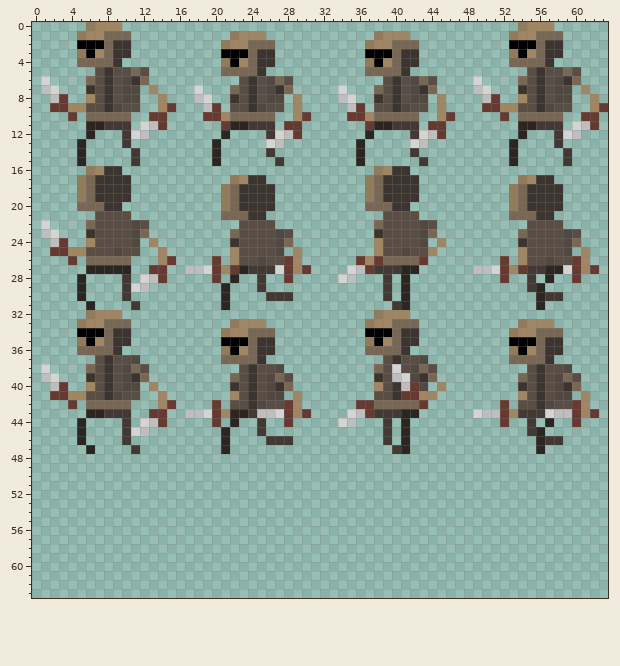
A pixel-art sprite gets an edit: Assets/Sprites/bronze.png. Above: the version before the commit.
The file is 64x64 pixels. Colours within 5 levels of each other are drawn and written as one.
Once edited:
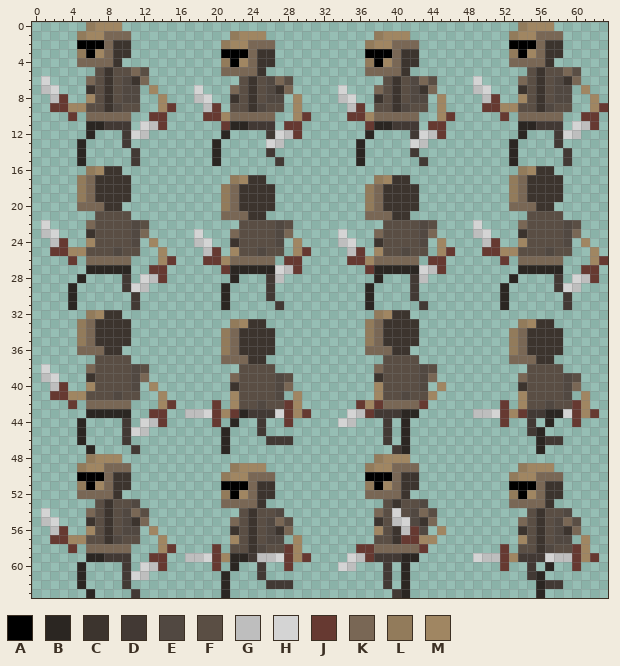
Palette (. is transparent): A #000000  B #2b2622  C #3c342e  D #423934  E #514841  F #5a4e44  G #bebebe  H #d4d4d4  J #663931  K #796755  L #927b5b  M #a08662
Edits made:
@@ x 0..63 @@
 15 .....B.....D........B......D........B......D.........B.....D....
-16 ......LMCC............................LMCC......................
-17 .....LKCCCC...........LMCC...........LKCCCC...........LMCC......
+16 ......LMCC............................................LMCC......
+17 .....LKCCCC...........LMCC............LMCC...........LKCCCC.....
 18 .....LKCCCC..........LKCCCC..........LKCCCC..........LKCCCC.....
 19 .....LKCCCC..........LKCCCC..........LKCCCC..........LKCCCC.....
-20 .....KKKCC...........LKCCCC..........KKKCC...........LKCCCC.....
-21 .......FFFF..........KKKCC.............FFFF..........KKKCC......
-22 .H....KFFFFEF..........FFFF...........KFFFFEF..........FFFF.....
-23 .GH...CFFFFEK.........KFFFFEF.........CFFFFEK.........KFFFFEF...
-24 ..GJ..MFFFFE.M........CFFFFEK.........MFFFFE.M........CFFFFEK...
-25 ..JJMMFFFEFF..M.......MFFFFE.M........MFFEFFM.........MFFFFE.M..
-26 ....J.KKKKK...MJ....J.MFFEFFJM......JMJKKKKJ........J.MFFEFFJM..
-27 ......BBBBB..JJ..GGHJMJBDDDHJMJ....HGJDDDBB......GGHJMJDDBBHJMJ.
-28 .....B....D.HGJ.....J.B..D..J.....HG...D.B..........J..D.B..J...
-29 .....B....DHG........B...D.............D.B.............DB.......
-30 .....B....D..........B....DDD..........D.B..............BDD.....
-31 ......B....D.........B..................DB..............B.......
-32 ......LMMM............................LMMM......................
-33 .....LMMKKK...........LMMM...........LMMKKK...........LMMM......
-34 .....AAAKCC..........LMMKKK..........AAAKCC..........LMMKKK.....
-35 .....LAMKCC..........AAAKCC..........LAMKCC..........AAAKCC.....
-36 .....KKKKC...........LAMKCC..........KKKKC...........LAMKCC.....
-37 .......FCFFE.........KKKKC.............FCFFE.........KKKKC......
-38 .H....KFCFEKF..........FCFFE..........KFHFEKF..........FCFFE....
-39 .GH...CFCFECK.........KFCFEKF.........CFGHECK.........KFCFEKF...
-40 ..GJ..MFCFEE.M........CFCFECK.........MFCGJE.M........CFCFECK...
-41 ..JJMMFFCEFF..M.......MFCFEE.M........FFCJJMM.........MFCFEE.M..
-42 ....J.KKKKK...MJ....J.FFCEFFJM......JJKKKKKJ........J.FFCEFFJM..
-43 ......BBDDD..JJ..GGHJMBBDGGHJMJ....HGJDDDBB......HGGJMDDDHGGJMJ.
+20 .....KKKCC...........LKCCCC..........LKCCCC..........KKKCC......
+21 .......FFFF..........KKKCC...........KKKCC.............FFFF.....
+22 .H....KFFFFEF..........FFFFEF..........FFFFEF....H....KFFFFEF...
+23 .GH...CFFFFEK.....H...KFFFFEK.....H...KFFFFEK....GH...CFFFFEK...
+24 ..GJ..MFFFFE.M....GH..CFFFFE.M....GH..CFFFFE.M....GJ..MFFFFE.M..
+25 ..JJMMFFFEFF..M....GJ.MFFEFF.MJ....GJ.MFFEFF.MJ...JJMMFFFEFF..M.
+26 ....J.KKKKK...MJ...JJMKKKKK.JJ.....JJMKKKKK.JJ......J.KKKKK...MJ
+27 ......BBBBB..JJ......JBBBBBHGJ.......JBBBBBHGJ........BBBBB..JJ.
+28 .....B....D.HGJ.......B...DG..........B...DG.........B....D.HGJ.
+29 ....B.....DHG........B....D..........B....D.........B.....DHG...
+30 ....B......D.........B....D..........B....D.........B......D....
+31 ....B......D.........B.....D.........B.....D........B......D....
+32 ......LMCC............................LMCC......................
+33 .....LKCCCC...........LMCC...........LKCCCC...........LMCC......
+34 .....LKCCCC..........LKCCCC..........LKCCCC..........LKCCCC.....
+35 .....LKCCCC..........LKCCCC..........LKCCCC..........LKCCCC.....
+36 .....KKKCC...........LKCCCC..........KKKCC...........LKCCCC.....
+37 .......FFFF..........KKKCC.............FFFF..........KKKCC......
+38 .H....KFFFFEF..........FFFF...........KFFFFEF..........FFFF.....
+39 .GH...CFFFFEK.........KFFFFEF.........CFFFFEK.........KFFFFEF...
+40 ..GJ..MFFFFE.M........CFFFFEK.........MFFFFE.M........CFFFFEK...
+41 ..JJMMFFFEFF..M.......MFFFFE.M........MFFEFFM.........MFFFFE.M..
+42 ....J.KKKKK...MJ....J.MFFEFFJM......JMJKKKKJ........J.MFFEFFJM..
+43 ......BBBBB..JJ..GGHJMJBDDDHJMJ....HGJDDDBB......GGHJMJDDBBHJMJ.
 44 .....B....D.HGJ.....J.B..D..J.....HG...D.B..........J..D.B..J...
@@ x 0..63 @@
 47 ......B....D.........B..................DB..............B.......
-48 ................................................................
-49 ................................................................
-50 ................................................................
-51 ................................................................
-52 ................................................................
-53 ................................................................
-54 ................................................................
-55 ................................................................
-56 ................................................................
-57 ................................................................
-58 ................................................................
-59 ................................................................
-60 ................................................................
-61 ................................................................
-62 ................................................................
-63 ................................................................
+48 ......LMMM............................LMMM......................
+49 .....LMMKKK...........LMMM...........LMMKKK...........LMMM......
+50 .....AAAKCC..........LMMKKK..........AAAKCC..........LMMKKK.....
+51 .....LAMKCC..........AAAKCC..........LAMKCC..........AAAKCC.....
+52 .....KKKKC...........LAMKCC..........KKKKC...........LAMKCC.....
+53 .......FCFFE.........KKKKC.............FCFFE.........KKKKC......
+54 .H....KFCFEKF..........FCFFE..........KFHFEKF..........FCFFE....
+55 .GH...CFCFECK.........KFCFEKF.........CFGHECK.........KFCFEKF...
+56 ..GJ..MFCFEE.M........CFCFECK.........MFCGJE.M........CFCFECK...
+57 ..JJMMFFCEFF..M.......MFCFEE.M........FFCJJMM.........MFCFEE.M..
+58 ....J.KKKKK...MJ....J.FFCEFFJM......JJKKKKKJ........J.FFCEFFJM..
+59 ......BBDDD..JJ..GGHJMBBDGGHJMJ....HGJDDDBB......HGGJMDDDHGGJMJ.
+60 .....B....D.HGJ.....J.B..D..J.....HG...D.B..........J..D.B..J...
+61 .....B....DHG........B...D.............D.B.............DB.......
+62 .....B....D..........B....DDD..........D.B..............BDD.....
+63 ......B....D.........B..................DB..............B.......
